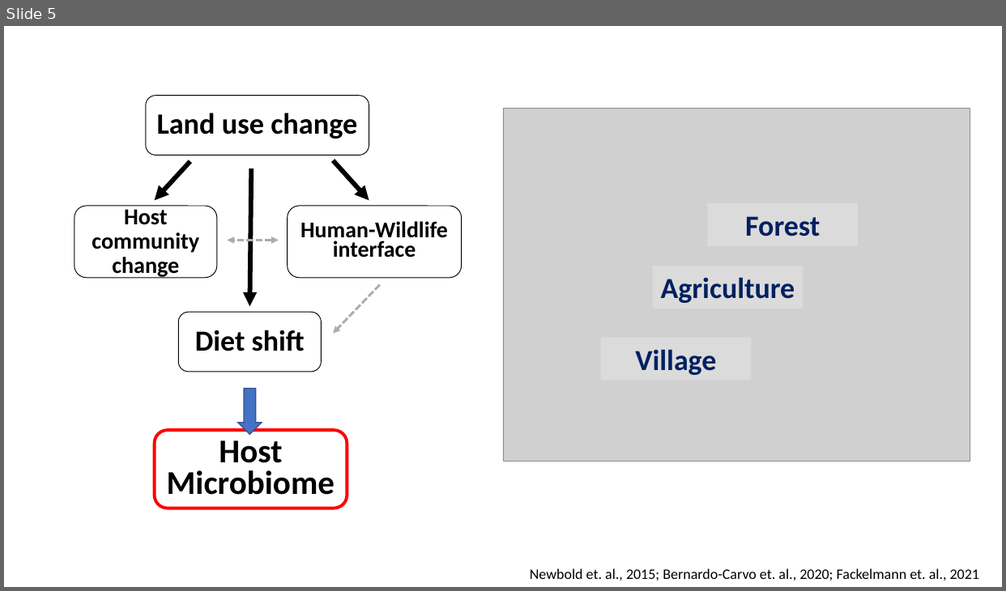
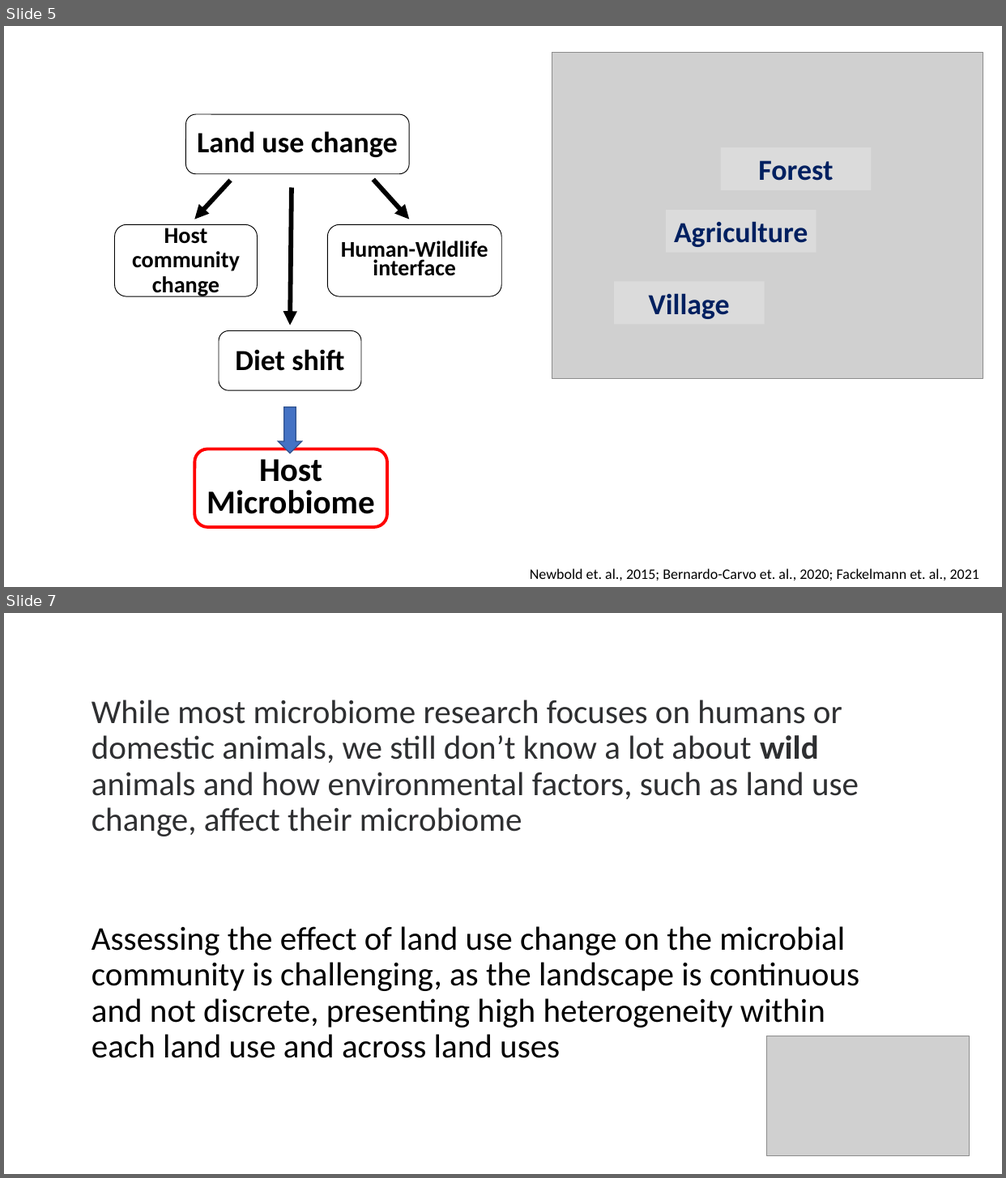
Before and after one commit to Ecological-Complexity-Lab/Microbiome_Structure_Madagascar, a slide deck: presentations/project story.pptx. Shown one above the other, each under a label of ours: slide 5 before the commit, slides 5 and 7 after it; the slides between them are not shown. The pictures are 1006x591 and 1006x1178 pixels, drawn with LibreOffice and Linux fonts; fonts in the diff are those of the drawing; grey boxes stand for pictures. Boxes give left, top, right and bottom in pixels: in the first picture for what was removed or moved away, otherwise in the second. Text is boxed around its words. In the diff, an @@ line names an element or a change of style, - is before the commit and + after.

```diff
--- a/presentations/project story.pptx
+++ b/presentations/project story.pptx
@@ slide 7 added at (4,613,1002,1174), background #FFFFFF @@
@@ text added at (91,700,859,837), 32 pt, text #2E2F31 @@
+While most microbiome research focuses on humans or domestic animals, we still don’t know a lot about wild animals and how environmental factors, such as land use change, affect their microbiome
@@ text added at (91,926,859,1059), 32 pt, text #000000 @@
+Assessing the effect of land use change on the microbial community is challenging, as the landscape is continuous and not discrete, presenting high heterogeneity within each land use and across land uses
@@ picture added at (767,1036,969,1157) @@
@@ slide 5 changed as well @@
@@ picture: place and size @@
-picture at (503,109,970,462)
+picture at (552,52,983,378)
@@ double arrow removed from (279, 240) to (227, 240) @@
@@ arrow removed from (380, 285) to (334, 334) @@
@@ 3 rectangles: place and size @@
-3 rectangles at (601,203,859,380)
+3 rectangles at (614,148,871,324)
@@ 5 rounded rectangles, 3 arrows, 1 down arrow: place and size @@
-5 rounded rectangles, 3 arrows, 1 down arrow at (74,96,462,508)
+5 rounded rectangles, 3 arrows, 1 down arrow at (115,114,502,527)
```
Also in this commit, not shown: 10 other slides changed, 25 other slides added, 19 slides removed.
